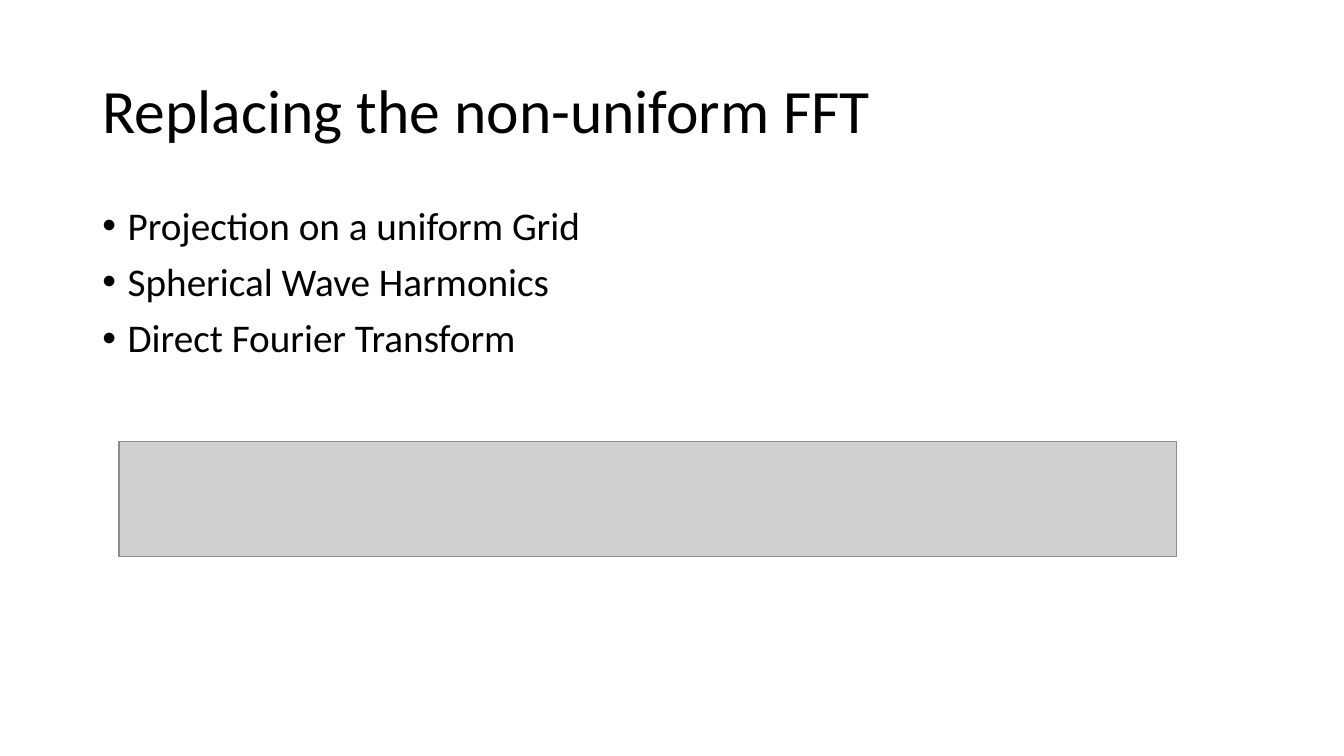
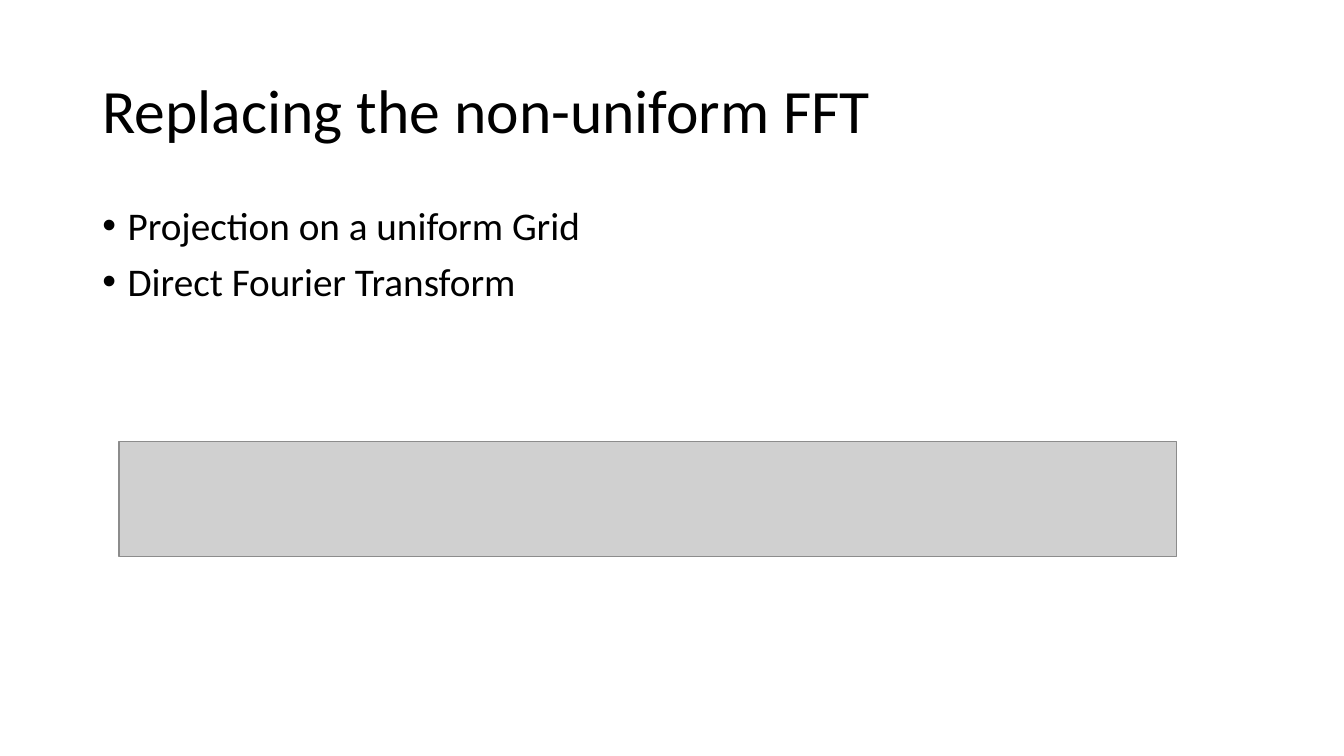
Before and after one commit to lord-blueberry/p8-doc, a slide deck: slide 18 of pp8.pptx (slide 22 before the commit). Drawn at 1344x756 pixels with LibreOffice and Linux fonts; fonts in the diff are those of the drawing; grey boxes stand for pictures. Boxes give left, top, right and bottom in pixels: in the first picture for what was removed or moved away, otherwise in the second. Text is boxed around its words. In the diff, an @@ line names an element or a change of style, - is before the commit and + after.

```diff
--- a/pp8.pptx
+++ b/pp8.pptx
@@ text at (128,268,549,303): paragraph removed @@
-• Spherical Wave Harmonics
```
Also in this commit, not shown: 12 other slides changed, 10 slides added, 12 slides removed, 1 other file.
